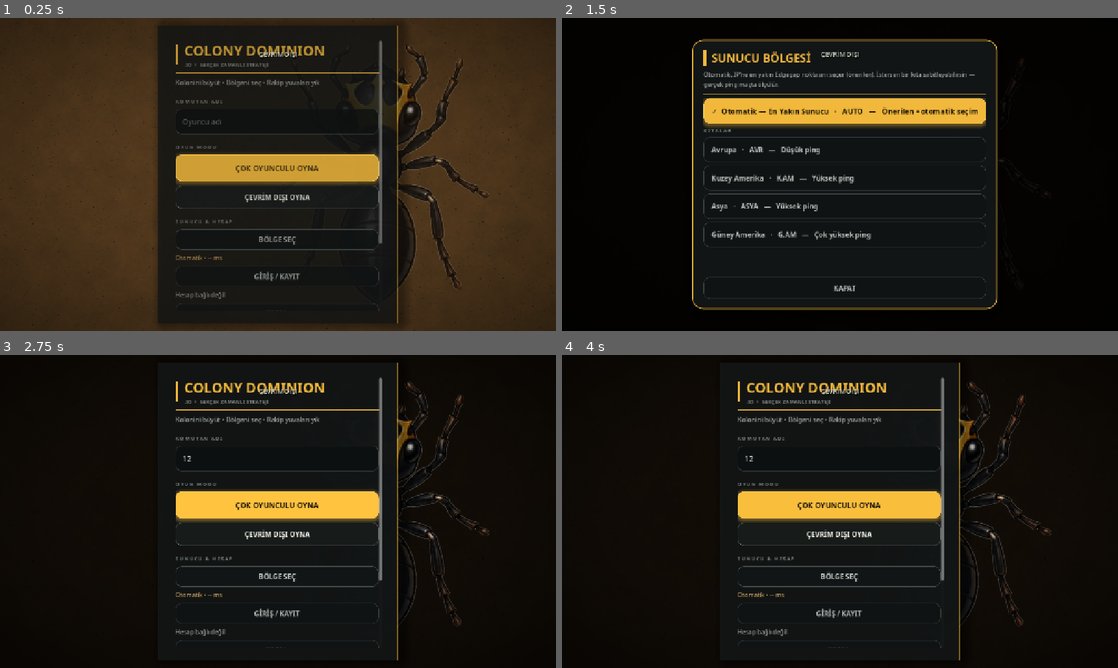
Above: before the commit, frames 1-4 (two rows, left to right).
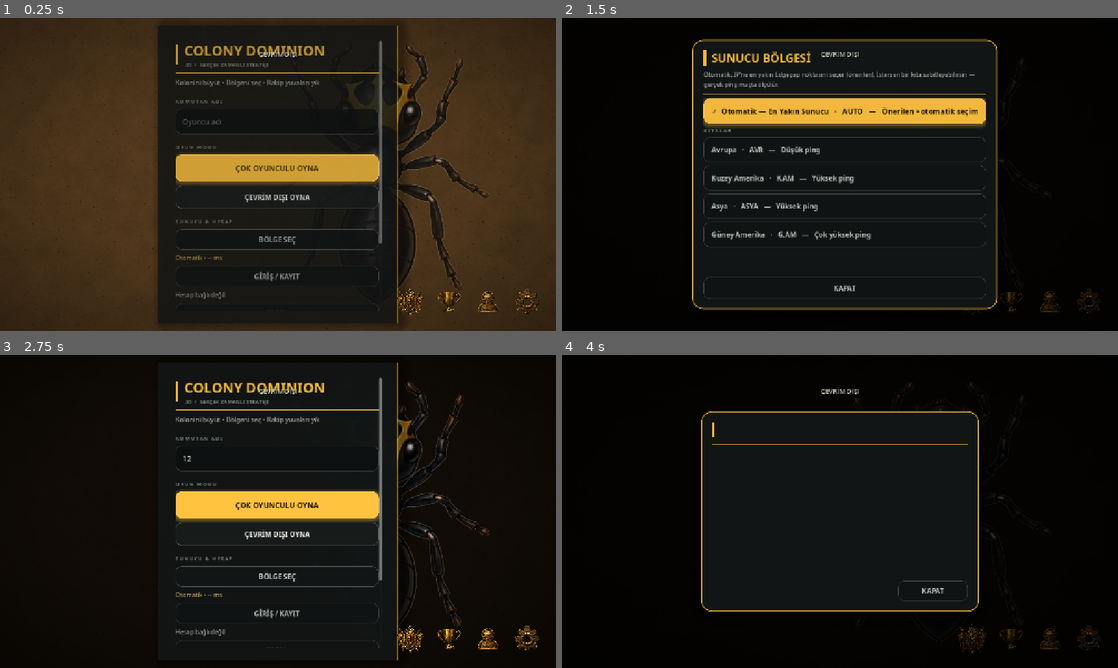
Above: after the commit, the same moments.

Repository: mehmetdem2005/colony-dominion-io
Game: Godot game, scene res://scenes/boot.tscn
The game is run twice, just before and just after one commit, with the same random seed, the same clock (stepped at 60 frames per second) and the same inputs.
Inputs (mouse positions are in pixels of both pictures, inside the frame that each line leads up to):
- Up to frame 1 (0.25 s): no input
- Up to frame 2 (1.5 s): click (840, 121) at 0.52 s; type "12" at 0.6 s; click "BÖLGE SEÇ" at 1.25 s
- Up to frame 3 (2.75 s): click "KAPAT" at 2 s
- Up to frame 4 (4 s): click "YASAL" at 2.75 s; click (973, 639) at 3.52 s

The runs differ from the first frame. In frame 1, 0.4% of the frame differs, in the area x 71-97%, y 86-96%; in frame 2, 0.2%; in frame 3, 0.6%; in frame 4, 9.4%, in the area x 25-97%, y 2-98%.

Commit message:
Add bottom-right icon dock to main menu (clan, ranking, profile, settings)
Wire the four ornate gold plate icons the user supplied into a
bottom-right action dock on the main menu:

  clan crest  -> Clan
  trophy      -> Ranking & Statistics
  figure      -> Profile (existing online profile panel)
  gear        -> Settings (existing settings panel)

The source PNGs shipped as opaque RGB with a baked light checkerboard
backdrop, so their near-white/neutral background was keyed out to real
transparency (interior cut-outs like the gear hole included) with an edge
colour-bleed to avoid white fringing when the plates are scaled down.

Clan and Ranking open a new reusable MenuPlaceholderPanel — a titled,
framed but intentionally empty modal — since their content (text) will be
added later once the text texture and font are provided. The dock is
anchored to the corner (not a PanelContainer) so MainMenuLayoutGuard,
which only re-centres PanelContainers, leaves it in place. Dock buttons
are disabled alongside the other menu buttons during matchmaking/launch.

Co-Authored-By: Claude Opus 4.8 <noreply@anthropic.com>
Claude-Session: https://claude.ai/code/session_01ABeLaAFJbrFYRkfTpAcEPN

Diff:
--- a/ui/main_menu.gd
+++ b/ui/main_menu.gd
@@ -23,6 +23,9 @@
 var _legal_panel: LegalGatePanel
 var _profile_panel: OnlineProfilePanel
 var _settings_panel: SettingsPanel
+var _clan_panel: MenuPlaceholderPanel
+var _ranking_panel: MenuPlaceholderPanel
+var _dock_buttons: Array[TextureButton] = []
 var _sidebar: PanelContainer
 var _pulse_tween: Tween
 var _starting: bool = false
@@ -243,7 +246,65 @@
 	ColonyUiKit.apply_label(version, 12, 400, ColonyUiKit.TEXT_MUTED)
 	box.add_child(version)
 
+	_build_icon_dock()
 	_build_modals()
+
+
+## Ornate gold action dock pinned to the bottom-right corner. Each plate opens a
+## menu section: clan crest → Clan, trophy → Ranking & Statistics, figure →
+## Profile, gear → Settings. Anchored to the corner (not a PanelContainer) so
+## MainMenuLayoutGuard — which only re-centres PanelContainers — leaves it alone.
+func _build_icon_dock() -> void:
+	var dock := HBoxContainer.new()
+	dock.name = "IconDock"
+	dock.set_anchors_and_offsets_preset(Control.PRESET_BOTTOM_RIGHT)
+	dock.grow_horizontal = Control.GROW_DIRECTION_BEGIN
+	dock.grow_vertical = Control.GROW_DIRECTION_BEGIN
+	dock.offset_left = -352.0
+	dock.offset_top = -104.0
+	dock.offset_right = -28.0
+	dock.offset_bottom = -28.0
+	dock.add_theme_constant_override("separation", 14)
+	add_child(dock)
+
+	_dock_buttons.clear()
+	dock.add_child(_dock_icon("res://assets/ui/menu/icon_clan.png", "Klan", _open_clan_panel))
+	dock.add_child(
+		_dock_icon(
+			"res://assets/ui/menu/icon_ranking.png", "Sıralama & İstatistik", _open_ranking_panel
+		)
+	)
+	dock.add_child(
+		_dock_icon("res://assets/ui/menu/icon_profile.png", "Profil", _open_profile_panel)
+	)
+	dock.add_child(_dock_icon("res://assets/ui/menu/icon_settings.png", "Ayarlar", _open_settings))
+
+
+func _dock_icon(texture_path: String, tooltip: String, on_pressed: Callable) -> TextureButton:
+	var button := TextureButton.new()
+	button.texture_normal = load(texture_path)
+	button.ignore_texture_size = true
+	button.stretch_mode = TextureButton.STRETCH_KEEP_ASPECT_CENTERED
+	button.custom_minimum_size = Vector2(76.0, 76.0)
+	button.tooltip_text = tooltip
+	button.mouse_default_cursor_shape = Control.CURSOR_POINTING_HAND
+	button.pivot_offset = Vector2(38.0, 38.0)
+	button.pressed.connect(on_pressed)
+	button.mouse_entered.connect(_on_dock_icon_hover.bind(button, true))
+	button.mouse_exited.connect(_on_dock_icon_hover.bind(button, false))
+	_dock_buttons.append(button)
+	return button
+
+
+## Subtle lift + brighten so the plate feels tactile without any extra art.
+func _on_dock_icon_hover(button: TextureButton, hovering: bool) -> void:
+	if not is_instance_valid(button) or button.disabled:
+		return
+	var scale_target := Vector2(1.12, 1.12) if hovering else Vector2.ONE
+	var modulate_target := Color(1.18, 1.18, 1.18, 1.0) if hovering else Color.WHITE
+	var tween := create_tween().set_parallel(true)
+	tween.tween_property(button, "scale", scale_target, 0.12).set_trans(Tween.TRANS_SINE)
+	tween.tween_property(button, "modulate", modulate_target, 0.12).set_trans(Tween.TRANS_SINE)
 
 
 func _nav_button(text: String, variant: StringName, height: float) -> Button:
@@ -325,6 +386,16 @@
 	_settings_panel = SettingsPanel.new()
 	_settings_panel.closed.connect(_on_settings_closed)
 	add_child(_settings_panel)
+
+	_clan_panel = MenuPlaceholderPanel.new()
+	_clan_panel.configure("Klan")
+	_clan_panel.closed.connect(_on_modal_closed)
+	add_child(_clan_panel)
+
+	_ranking_panel = MenuPlaceholderPanel.new()
+	_ranking_panel.configure("Sıralama & İstatistik")
+	_ranking_panel.closed.connect(_on_modal_closed)
+	add_child(_ranking_panel)
 
 
 func _connect_services() -> void:
@@ -517,6 +588,16 @@
 	_settings_panel.open_panel()
 
 
+func _open_clan_panel() -> void:
+	_set_modal_visible(true)
+	_clan_panel.open_panel()
+
+
+func _open_ranking_panel() -> void:
+	_set_modal_visible(true)
+	_ranking_panel.open_panel()
+
+
 func _on_settings_closed() -> void:
 	_set_modal_visible(false)
 	_refresh_status()
@@ -641,6 +722,9 @@
 	_legal_button.disabled = not enabled
 	_profile_button.disabled = not enabled
 	_settings_button.disabled = not enabled
+	for dock_button in _dock_buttons:
+		if is_instance_valid(dock_button):
+			dock_button.disabled = not enabled
 	_name_input.editable = enabled
 
 
--- /dev/null
+++ b/ui/menu_placeholder_panel.gd
@@ -0,0 +1,66 @@
+class_name MenuPlaceholderPanel
+extends PanelContainer
+
+## A minimal, framed modal used by the main-menu icon dock for sections whose
+## content is not built yet (Clan, Ranking & Statistics). The user asked to keep
+## these boxes empty for now — text will be added later once the text texture and
+## font are provided — so this panel deliberately shows only a titled, empty frame
+## with a close button. MainMenuLayoutGuard centres every PanelContainer each
+## layout pass, so no manual positioning is needed here.
+
+signal closed
+
+var _title_label: Label
+
+
+func _ready() -> void:
+	visible = false
+	custom_minimum_size = Vector2(640.0, 460.0)
+	add_theme_stylebox_override("panel", ColonyUiKit.panel_style())
+
+	var box := VBoxContainer.new()
+	box.add_theme_constant_override("separation", 14)
+	add_child(box)
+
+	var header := HBoxContainer.new()
+	header.add_theme_constant_override("separation", 12)
+	box.add_child(header)
+	var mark := ColonyUiKit.accent_bar(6.0, 34.0)
+	mark.size_flags_vertical = Control.SIZE_SHRINK_CENTER
+	header.add_child(mark)
+	_title_label = Label.new()
+	ColonyUiKit.apply_label(_title_label, 26, 800, ColonyUiKit.ACCENT)
+	_title_label.size_flags_horizontal = Control.SIZE_EXPAND_FILL
+	header.add_child(_title_label)
+
+	box.add_child(ColonyUiKit.accent_bar(140.0, 3.0, Color(ColonyUiKit.ACCENT, 0.85)))
+
+	# Empty content region — intentionally left blank for now.
+	var content := Control.new()
+	content.size_flags_vertical = Control.SIZE_EXPAND_FILL
+	content.mouse_filter = Control.MOUSE_FILTER_IGNORE
+	box.add_child(content)
+
+	var footer := HBoxContainer.new()
+	footer.alignment = BoxContainer.ALIGNMENT_END
+	box.add_child(footer)
+	var close_button := Button.new()
+	close_button.text = "KAPAT"
+	ColonyUiKit.apply_button(close_button, &"ghost", 46.0)
+	close_button.custom_minimum_size.x = 160.0
+	close_button.pressed.connect(_close)
+	footer.add_child(close_button)
+
+
+func configure(title: String) -> void:
+	if _title_label != null:
+		_title_label.text = title.to_upper()
+
+
+func open_panel() -> void:
+	visible = true
+
+
+func _close() -> void:
+	visible = false
+	closed.emit()
Binary file added: assets/ui/menu/icon_clan.png
Binary file added: assets/ui/menu/icon_profile.png
Binary file added: assets/ui/menu/icon_ranking.png
Binary file added: assets/ui/menu/icon_settings.png
